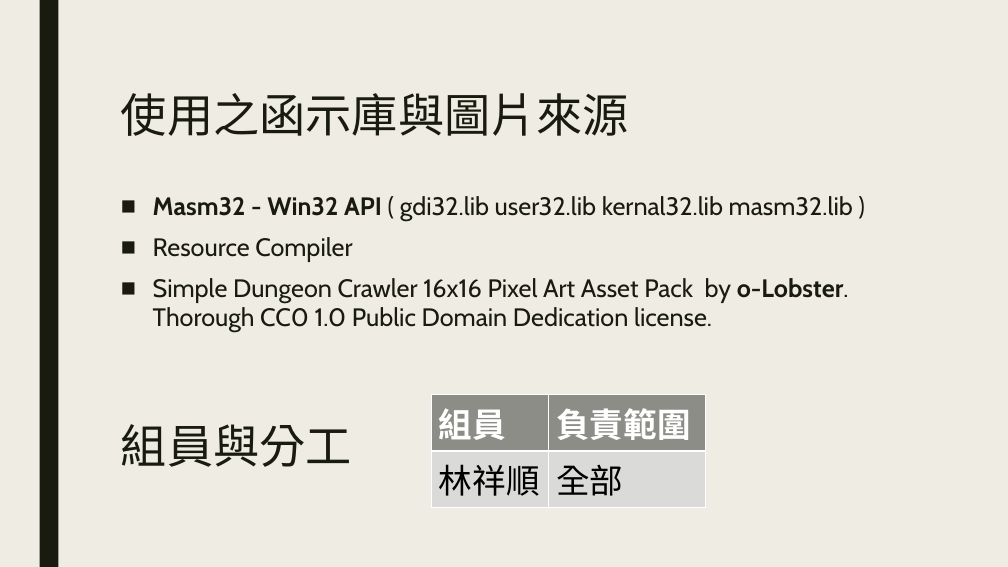
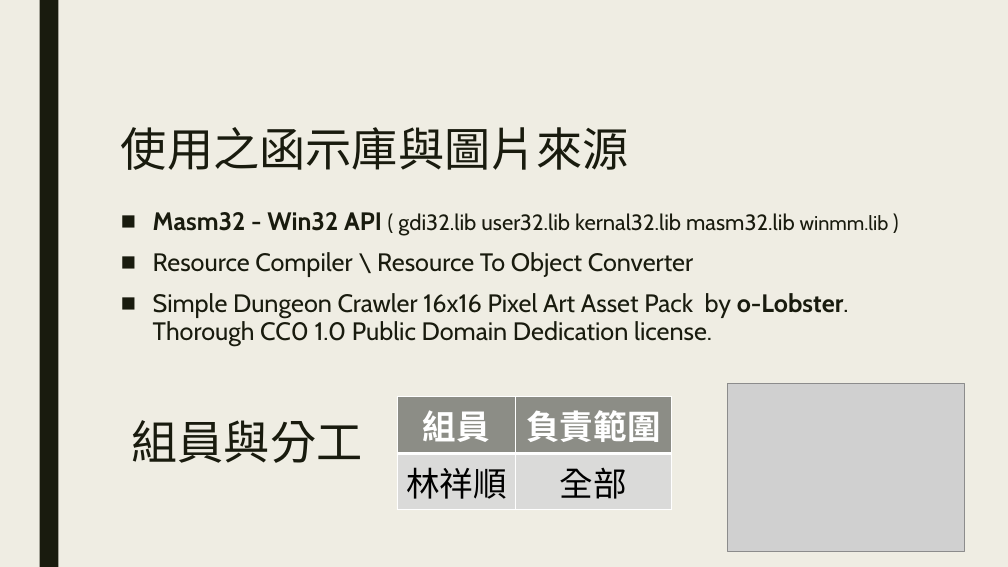
Before and after one commit to lin157644/ncu-asm-final-project, a slide deck: slide 4 of group19.pptx. Drawn at 1008x567 pixels with LibreOffice and Linux fonts; fonts in the diff are those of the drawing; grey boxes stand for pictures. Boxes give left, top, right and bottom in pixels: in the first picture for what was removed or moved away, otherwise in the second. Text is boxed around its words. In the diff, an @@ line names an element or a change of style, - is before the commit and + after.

```diff
--- a/group19.pptx
+++ b/group19.pptx
@@ title "使用之函示庫與圖片來源": place and size @@
-title "使用之函示庫與圖片來源" at <box>121,93,629,136</box>
+title "使用之函示庫與圖片來源" at <box>121,127,629,170</box>
@@ text "Masm32 - Win32 API ( ...": place and size @@
-text "Masm32 - Win32 API ( ..." at <box>153,196,853,332</box>
+text "Masm32 - Win32 API ( ..." at <box>153,212,889,346</box>
@@ text at <box>153,212,889,277</box>: text changed @@
-■ Masm32 - Win32 API ( gdi32.lib user32.lib kernal32.lib masm32.lib )
-■ Resource Compiler
+■ Masm32 - Win32 API ( gdi32.lib user32.lib kernal32.lib masm32.lib winmm.lib )
+■ Resource Compiler \ Resource To Object Converter
@@ picture added at <box>727,383,965,551</box> @@
@@ text "組員與分工": place and size @@
-text "組員與分工" at <box>121,424,352,467</box>
+text "組員與分工" at <box>132,420,363,463</box>
@@ table at <box>398,397,671,503</box> @@
@@ alignment left to centre @@
@@ table: place and size @@
-table at <box>432,395,706,500</box>
+table at <box>398,397,671,503</box>
```
Also in this commit, not shown: 3 other slides changed, 3 other files.
